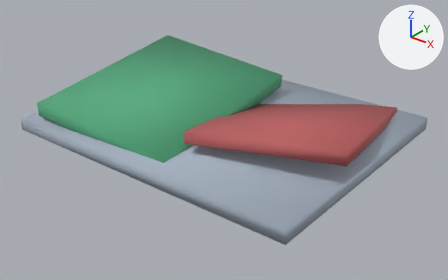
Before and after pictures for a commit that changed the glTF model assets/models/split-level-house-wreck.glb.
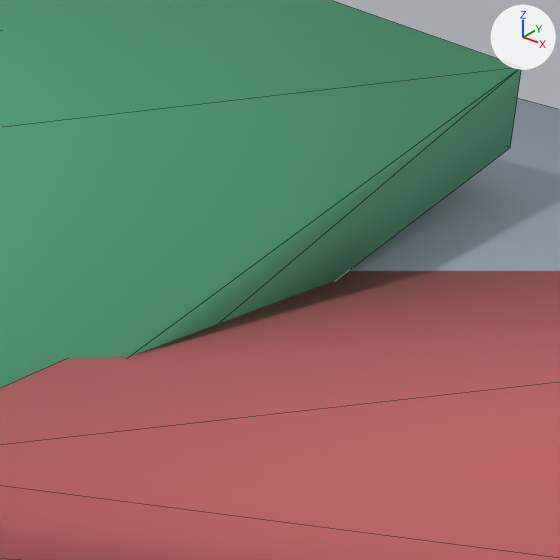
Old and new are each drawn whole from a 50 mm lens placed at (13.17, -16.58, 10.06), pointed at (0.26, -0.44, 0.06) and again close up on the part from 46% to 64% of the width and 23% to 52% of the height. The lights are fixed; the arrows at upper right show +X, +Y and +Z. The last two pictures show the newer version. The close-ups show mesh edges as thin lines. Where no turn or scale is listed for an object, it has been applied to the vertices.

Names of what the first close-up shows: 'geometry_0'.
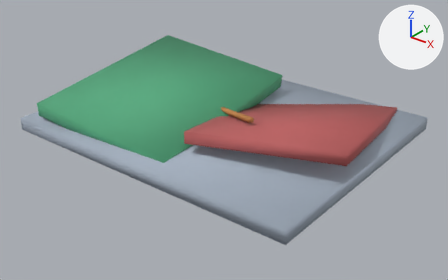
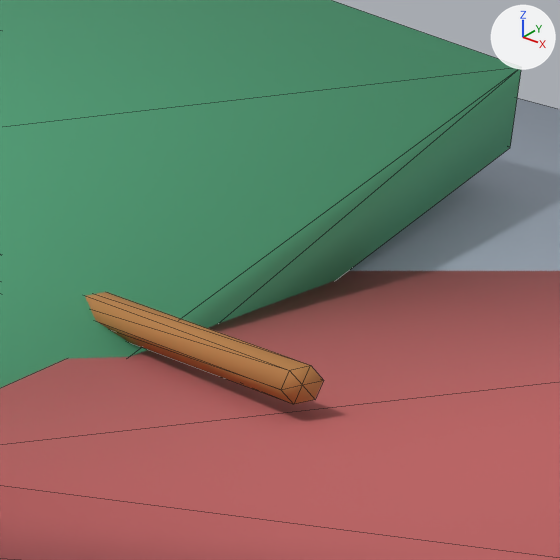
Boxes [x1, y1, x2, y2] around the edits, measured in the close-ups (560 x 560 px):
```json
{"part": 1, "of": "me_geometry_0", "change": "added", "after": [85, 292, 323, 404], "on screen": "brown"}
```

The change, as JSON lines over the scene's bpy script:
```json
{"block": "me_geometry_0", "where": "# used by ob_geometry_0; location = (0.0, 0.0, 0.0)"}
{"op": "remove", "block": "me_geometry_0", "code": "me_geometry_0.from_pydata(...)  # 24 vertices, 36 faces; spans x -6.0..6.0, y -4.75..4.75, z 0.0..2.2"}
{"op": "add", "block": "me_geometry_0", "code": "me_geometry_0.from_pydata(...)  # 38 vertices, 60 faces; spans x -6.0..6.0, y -4.75..4.75, z 0.0..2.2"}
{"block": "me_geometry_0", "change": "me_geometry_0 part 1: a new loose piece of 14 vertices spanning x -1.61..1.93, y -1.11..0.61, z 0.71..1.58, in mat_sww_flat_vertex"}
```
